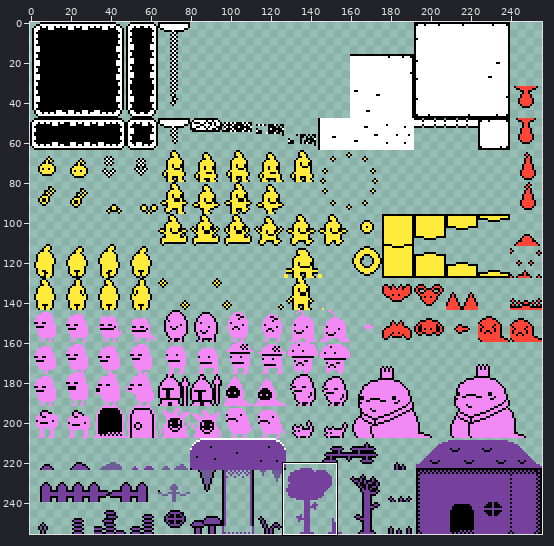
Two states of a sprite sheet, assets/tileset.png. The picture above shows the old version from afar; the outline marks the close-up.
Close-up. First the earlier version:
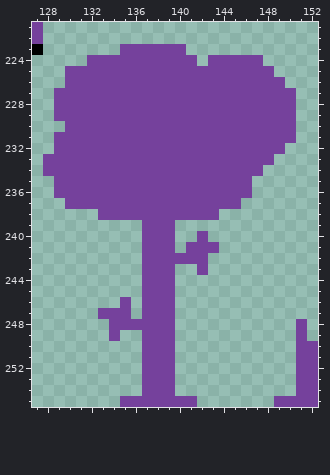
The file is 256x256 pixels. Colours within 5 levels of each other are drawn and written as one. Shown: x 127..152, y 221..255. The commit also changed other parts of the picture, which this record leaves out.
After the commit:
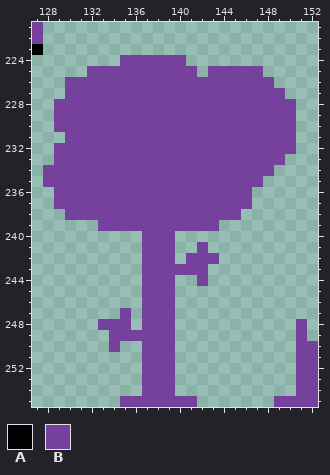
Palette (. is transparent): A #000000  B #75419c
The edit:
There is now colour B in row 230 at x 129; in row 232 at x 150; in row 233 at x 149; in row 234 at x 148; in row 235 at x 128 and 147; in row 237 at x 129 and 146.
There is now colour B in row 238 at x 130 to 132 and 144 to 145; in row 239 at x 133 to 136 and 140 to 143; in row 242 at x 143; in row 243 at x 140 to 141; in row 244 at x 142; in row 248 at x 133.
There is now colour B in row 249 at x 135 to 136; in row 250 at x 134.
Colour B is gone in row 223 at x 135 to 140; in row 224 at x 132 to 134, 141 and 143 to 147; in row 225 at x 130 to 131, 142 and 148; in row 226 at x 149; in row 227 at x 129 and 150; in row 231 at x 129.
Colour B is gone in row 233 at x 128; in row 240 at x 142; in row 241 at x 141 and 143; in row 242 at x 140; in row 246 at x 135; in row 247 at x 133 to 134.
Colour B is gone in row 248 at x 136.
